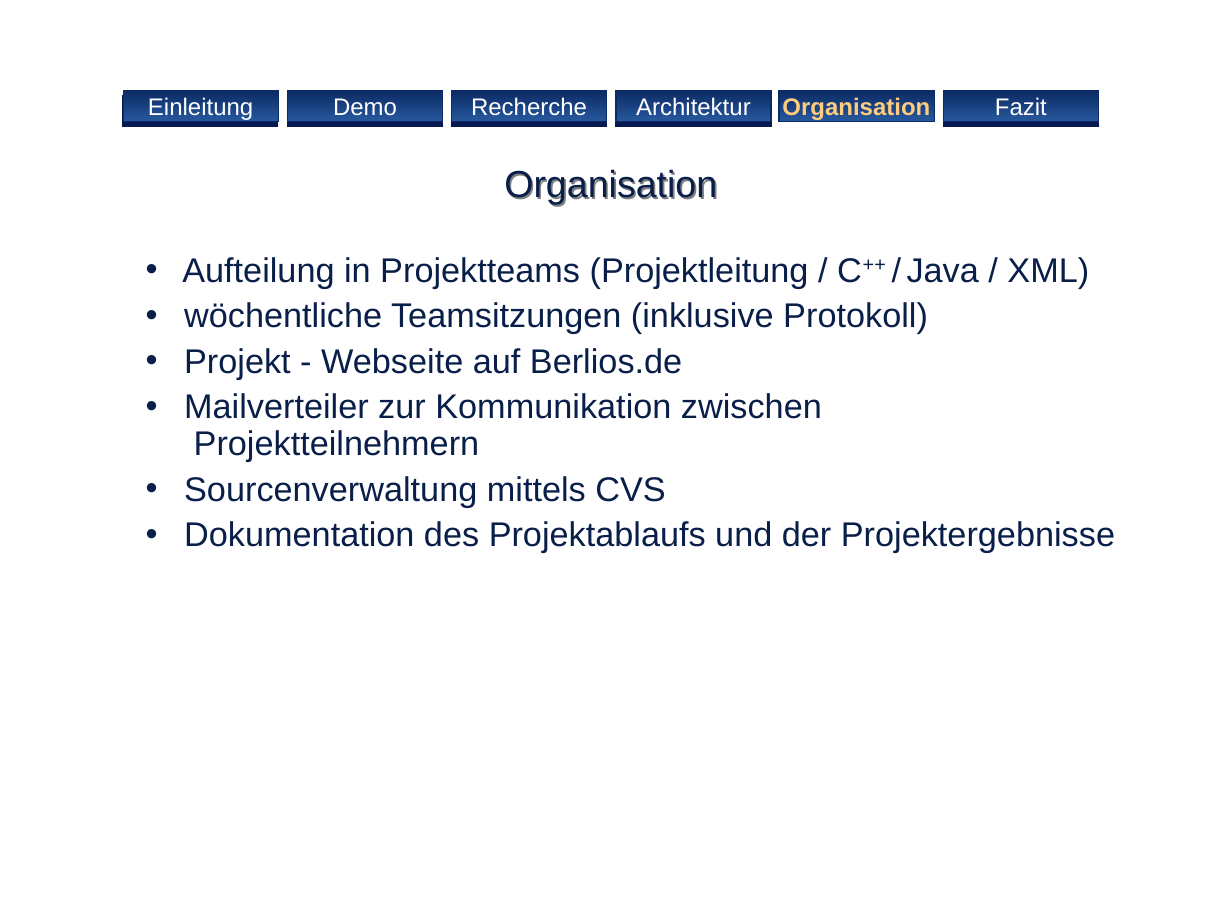
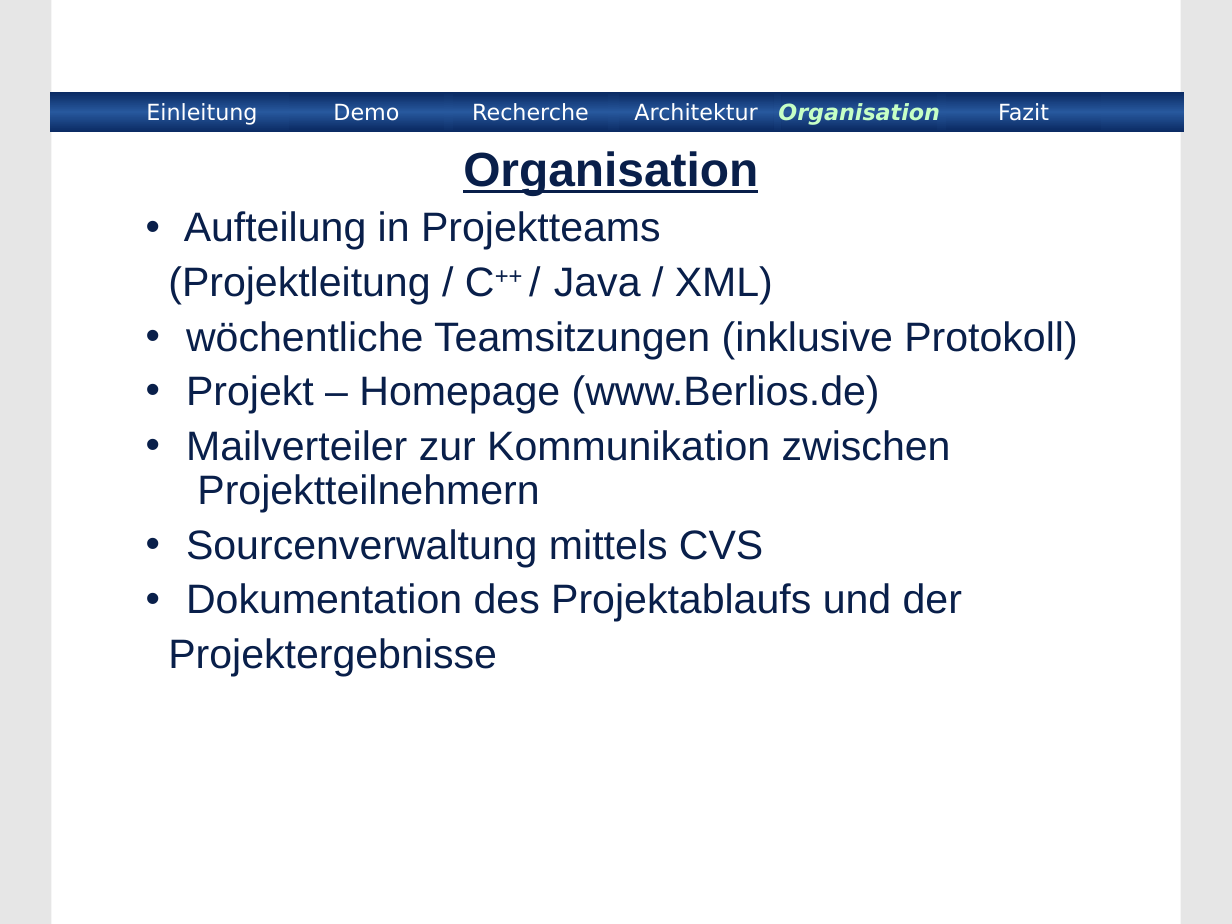
Before and after one commit to BackupTheBerlios/xmlinterface, a slide deck: slide 15 of xmlinterface/project/Praesentation/xmlinterface.ppt. Drawn at 1232x924 pixels with LibreOffice and Linux fonts; fonts in the diff are those of the drawing; background and template pictures are left out. Boxes give left, top, right and bottom in pixels: in the first picture for what was removed or moved away, otherwise in the second. Text is boxed around its words. In the diff, an @@ line names an element or a change of style, - is before the commit and + after.

```diff
--- a/xmlinterface/project/Praesentation/xmlinterface.ppt
+++ b/xmlinterface/project/Praesentation/xmlinterface.ppt
@@ background #FFFFFF to #E6E6E6 @@
@@ rectangle added at [52, 0, 1181, 924], fill #FFFFFF @@
@@ rectangle added at [51, 92, 1184, 132], fill gradient #0B2B64 to #27589D @@
@@ text "Einleitung": place and size @@
-text "Einleitung" at [123, 91, 278, 122]
+text "Einleitung" at [146, 103, 257, 125]
@@ text "Einleitung" at [146, 103, 257, 125]: size 14 to 13 pt, font Arial to DejaVu Sans; fill gradient #0B2B64 to #27589D to none; outline #0B2B64 0.74 pt to none; shadow off @@
@@ rectangle added at [287, 91, 442, 122], fill gradient #0B2B64 to #27589D, outline #0B2B64 0.74 pt, 14 pt, text #FFFFFF @@
+Demo
@@ rectangle "Demo": place and size @@
-rectangle "Demo" at [287, 91, 442, 122]
+rectangle "Demo" at [288, 94, 444, 131]
@@ rectangle added at [452, 91, 607, 122], fill gradient #0B2B64 to #27589D, outline #0B2B64 0.74 pt, 14 pt, text #FFFFFF @@
+Recherche
@@ rectangle "Recherche": place and size @@
-rectangle "Recherche" at [452, 91, 607, 122]
+rectangle "Recherche" at [453, 94, 609, 131]
@@ rectangle added at [616, 91, 771, 122], fill gradient #0B2B64 to #27589D, outline #0B2B64 0.74 pt, 14 pt, text #FFFFFF @@
+Architektur
@@ rectangle "Architektur": place and size @@
-rectangle "Architektur" at [616, 91, 771, 122]
+rectangle "Architektur" at [618, 94, 774, 131]
@@ rectangle "Organisation": place and size @@
-rectangle "Organisation" at [779, 91, 934, 122]
+rectangle "Organisation" at [781, 94, 936, 131]
@@ rectangle "Organisation" at [781, 94, 936, 131]: size 14 to 13 pt, font Arial to DejaVu Sans, text colour #FFCC7F to #C6FFC5, italic on; outline #0B2B64 0.74 pt to none @@
@@ rectangle added at [779, 91, 934, 122], fill gradient #0B2B64 to #27589D, outline #0B2B64 0.74 pt, 14 pt, text #FFFFFF @@
+Organisation
@@ rectangle added at [944, 91, 1099, 122], fill gradient #0B2B64 to #27589D, outline #0B2B64 0.74 pt, 14 pt, text #FFFFFF @@
+Fazit
@@ size 14 to 13 pt, font Arial to DejaVu Sans; outline #0B2B64 0.74 pt to none; shadow off in 4 elements at [288, 94, 444, 131], [453, 94, 609, 131], [618, 94, 774, 131], [946, 94, 1101, 131] @@
@@ rectangle "Fazit": place and size @@
-rectangle "Fazit" at [944, 91, 1099, 122]
+rectangle "Fazit" at [946, 94, 1101, 131]
@@ title "Organisation": place and size @@
-title "Organisation" at [504, 169, 717, 205]
+title "Organisation" at [463, 151, 758, 195]
@@ title "Organisation" at [463, 151, 758, 195]: size 22 to 28 pt, bold on, underline on @@
@@ subtitle "Aufteilung in Projektteams": place and size @@
-subtitle "Aufteilung in Projektteams" at [182, 257, 1115, 553]
+subtitle "Aufteilung in Projektteams" at [168, 211, 1077, 676]
@@ subtitle at [168, 211, 773, 304]: text changed; size 20 to 24 pt @@
-• Aufteilung in Projektteams (Projektleitung / C++ / Java / XML)
+• Aufteilung in Projektteams
+(Projektleitung / C++ / Java / XML)
@@ subtitle at [186, 321, 1077, 567]: size 20 to 24 pt in "wöchentliche Teamsitzungen (inklusive Protokoll)", "Mailverteiler zur Kommunikation zwischen Projektteilnehmern", "Sourcenverwaltung mittels CVS"; more space between paragraphs @@
@@ subtitle at [186, 375, 880, 413]: text changed; size 20 to 24 pt @@
-• Projekt - Webseite auf Berlios.de
+• Projekt – Homepage (www.Berlios.de)
@@ subtitle at [168, 583, 962, 676]: text changed; size 20 to 24 pt @@
-• Dokumentation des Projektablaufs und der Projektergebnisse
+• Dokumentation des Projektablaufs und der
+Projektergebnisse
```
Also in this commit, not shown: 14 other slides changed, 2 slides added, 2 slides removed.
